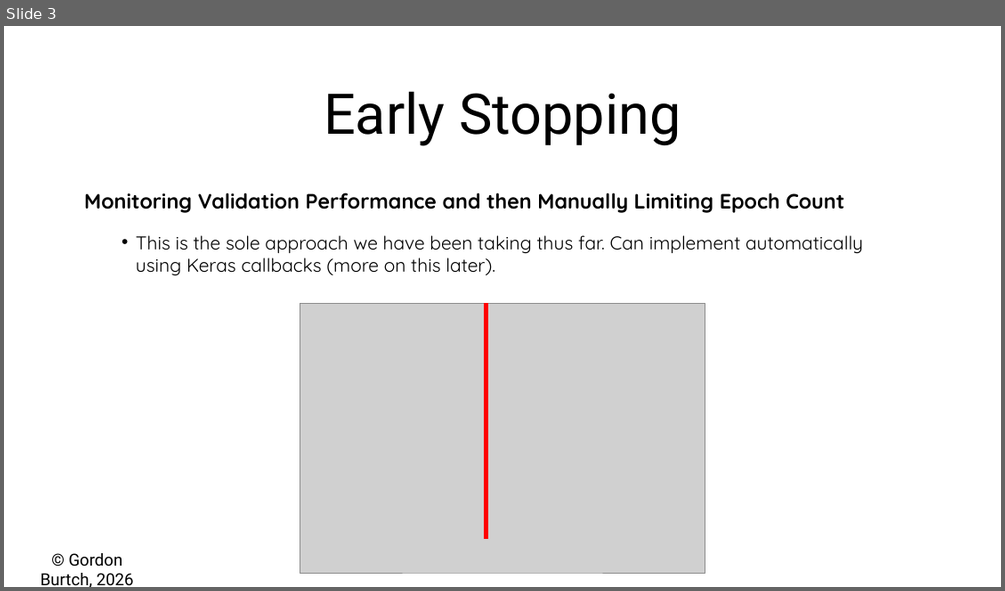
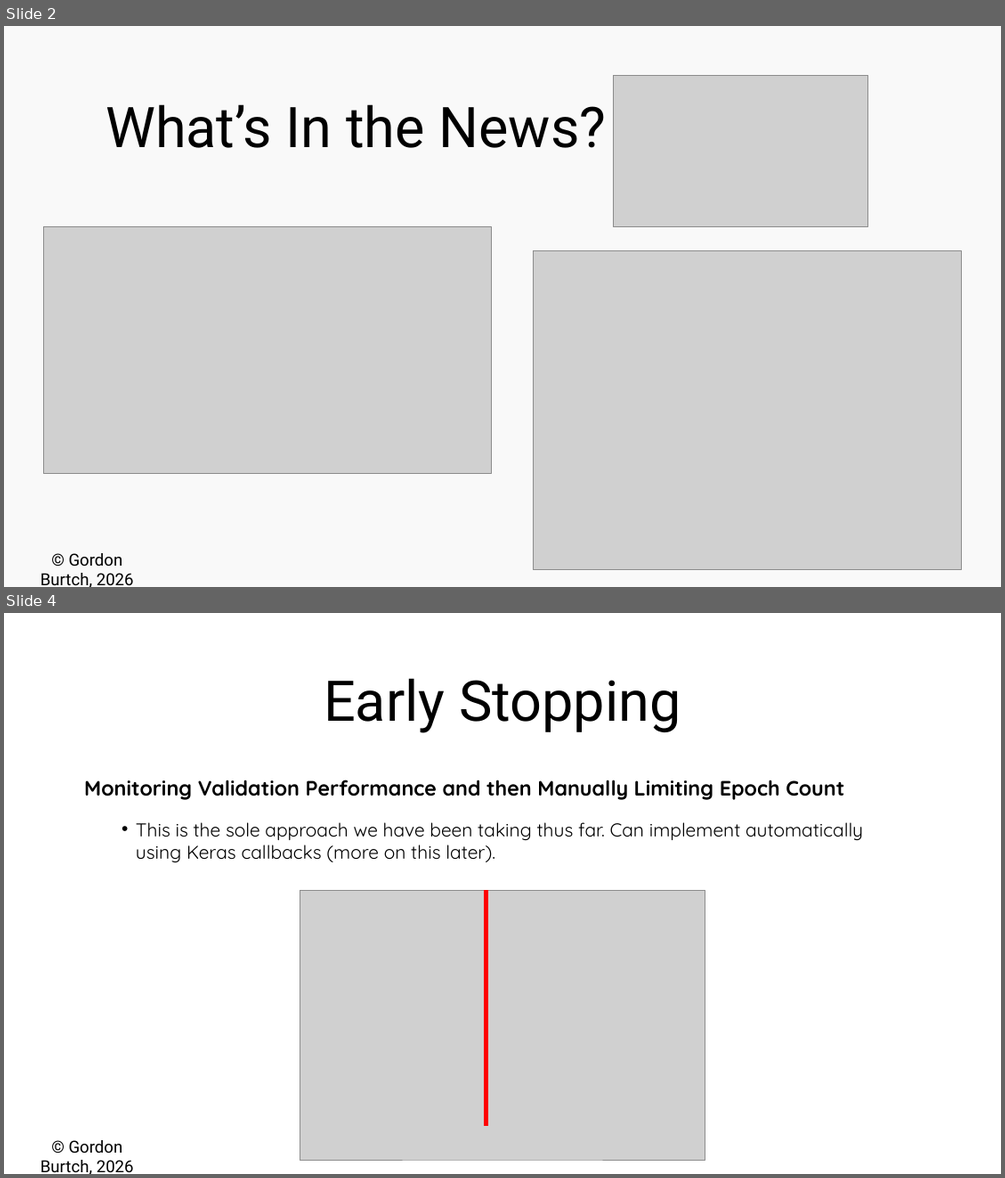
Before and after one commit to gburtch/BA865-2026, a slide deck: 4_Mar 26/4 - Model Fitting.pptx. Shown one above the other, each under a label of ours: slide 3 before the commit, slides 2 and 4 after it; the slides between them are not shown. The pictures are 1005x591 and 1005x1178 pixels, drawn with LibreOffice and Linux fonts; fonts in the diff are those of the drawing; grey boxes stand for pictures. Boxes give left, top, right and bottom in pixels: in the first picture for what was removed or moved away, otherwise in the second. Text is boxed around its words. In the diff, an @@ line names an element or a change of style, - is before the commit and + after.

```diff
--- a/4_Mar 26/4 - Model Fitting.pptx
+++ b/4_Mar 26/4 - Model Fitting.pptx
@@ slide 2 added at [4, 26, 1001, 587], background #F9F9F9; not listed: 1 template element that a slide beside it also shows @@
@@ picture added at [614, 75, 867, 226] @@
@@ text added at [105, 104, 607, 148], 54 pt, text #000000 @@
+What’s In the News?
@@ picture added at [44, 226, 491, 473] @@
@@ picture added at [534, 250, 961, 570] @@
@@ what was slide 3 is now slide 4 @@
```
Also in this commit, not shown: 3 slides changed, 2 other files.
